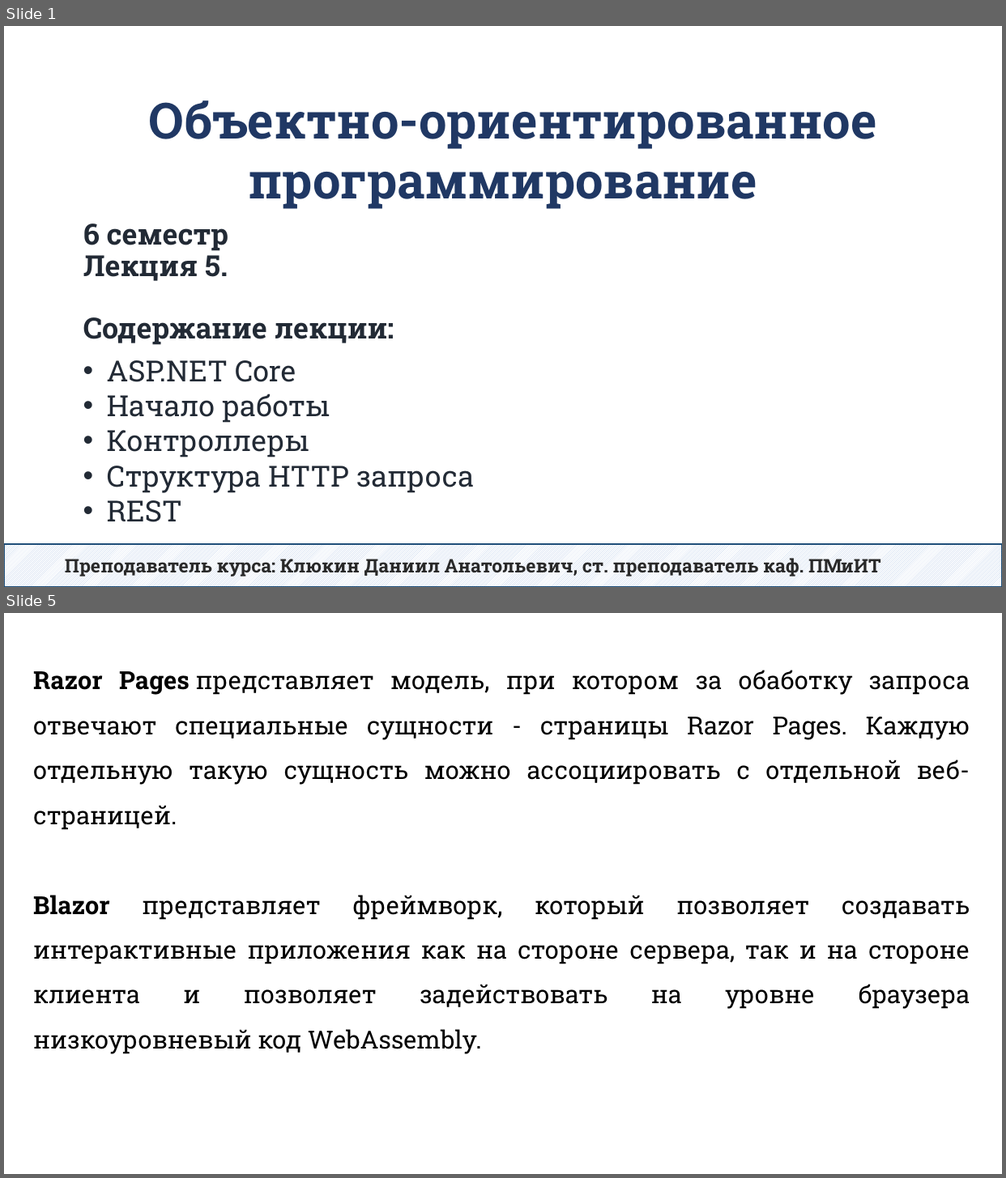
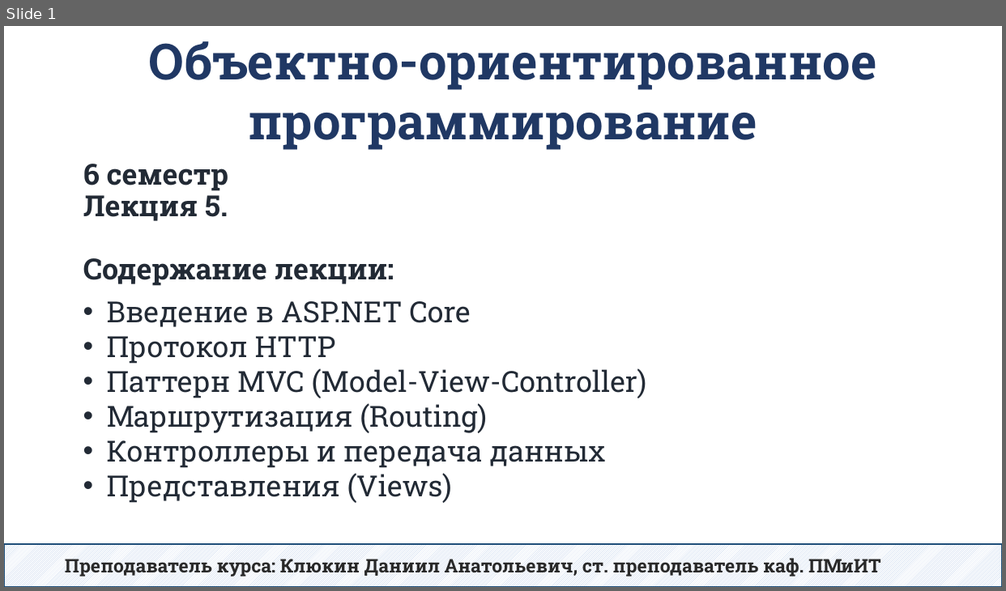
Before and after one commit to DaniilKlyukin/OOP-6, a slide deck: Лекции/ООП 2 лек 5.pptx. Shown one above the other, each under a label of ours: slides 1 and 5 before the commit, slide 1 after it; the slides between them are not shown. The pictures are 1006x1178 and 1006x591 pixels, drawn with LibreOffice and Linux fonts; fonts in the diff are those of the drawing. Boxes give left, top, right and bottom in pixels: in the first picture for what was removed or moved away, otherwise in the second. Text is boxed around its words. In the diff, an @@ line names an element or a change of style, - is before the commit and + after.

```diff
--- a/Лекции/ООП 2 лек 5.pptx
+++ b/Лекции/ООП 2 лек 5.pptx
@@ slide 5 removed at (x1=4, y1=613, x2=1002, y2=1174), background #FFFFFF @@
@@ text removed at (x1=33, y1=670, x2=970, y2=1009) @@
-Razor Pages представляет модель, при котором за обаботку запроса отвечают специальные сущности - страницы Razor Pages. Каждую отдельную такую сущность можно ассоциировать с отдельной веб-страницей.
-Blazor представляет фреймворк, который позволяет создавать интерактивные приложения как на стороне сервера, так и на стороне клиента и позволяет задействовать на уровне браузера низкоуровневый код WebAssembly.
@@ slide 1 changed as well @@
@@ text "Объектно-ориентированное программирование" moved from (x1=149, y1=101, x2=877, y2=209) to (x1=149, y1=41, x2=877, y2=150) @@
@@ title "6 семестр Лекция 5. Содержание ..." moved from (x1=83, y1=224, x2=394, y2=345) to (x1=83, y1=164, x2=394, y2=286) @@
@@ text at (x1=107, y1=301, x2=647, y2=503): text changed @@
-• ASP.NET Core
-• Начало работы
-• Контроллеры
-• Структура HTTP запроса
-• REST
+• Введение в ASP.NET Core
+• Протокол HTTP
+• Паттерн MVC (Model-View-Controller)
+• Маршрутизация (Routing)
+• Контроллеры и передача данных
+• Представления (Views)
```
Also in this commit, not shown: 1 other slide changed, 34 slides added, 49 other slides removed.
